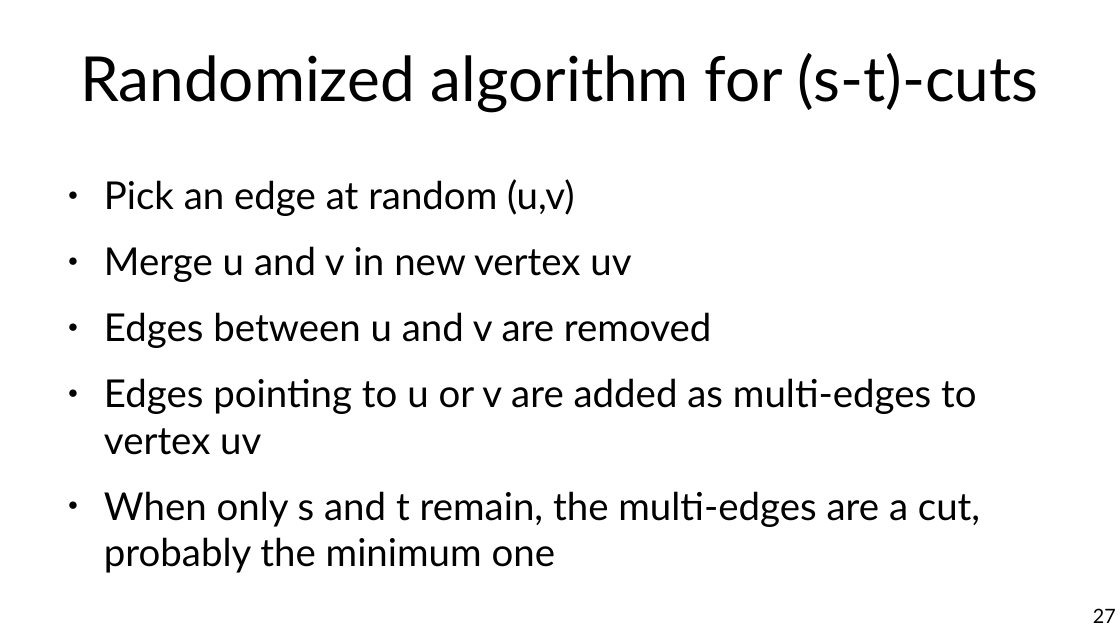
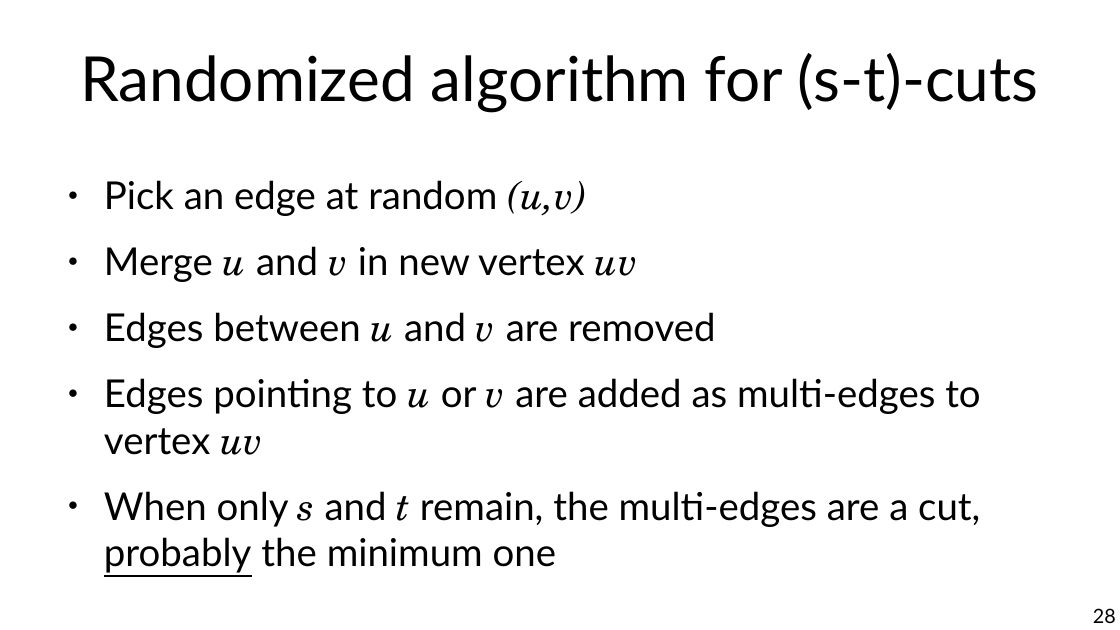
Before and after one commit to chatox/networks-science-course, a slide deck: slide 28 of theory/tt12_network_flows.odp (slide 27 before the commit). Drawn at 1120x630 pixels with LibreOffice and Linux fonts; fonts in the diff are those of the drawing. Boxes give left, top, right and bottom in pixels: in the first picture for what was removed or moved away, otherwise in the second. Text is boxed around its words. In the diff, an @@ line names an element or a change of style, - is before the commit and + after.

```diff
--- a/theory/tt12_network_flows.odp
+++ b/theory/tt12_network_flows.odp
@@ text "Pick an edge at random ..." at (x1=104, y1=180, x2=980, y2=527): font Lato to TeX Gyre Schola, italic on in "(u,v)", "u v uv", "u v", "u v uv" and 1 more places; underline on in "probably" @@
@@ page number at (x1=1093, y1=608, x2=1116, y2=623): text changed @@
-27
+28
```
Also in this commit, not shown: 11 other slides changed, 3 slides added, 1 slide removed, 1 other file.
